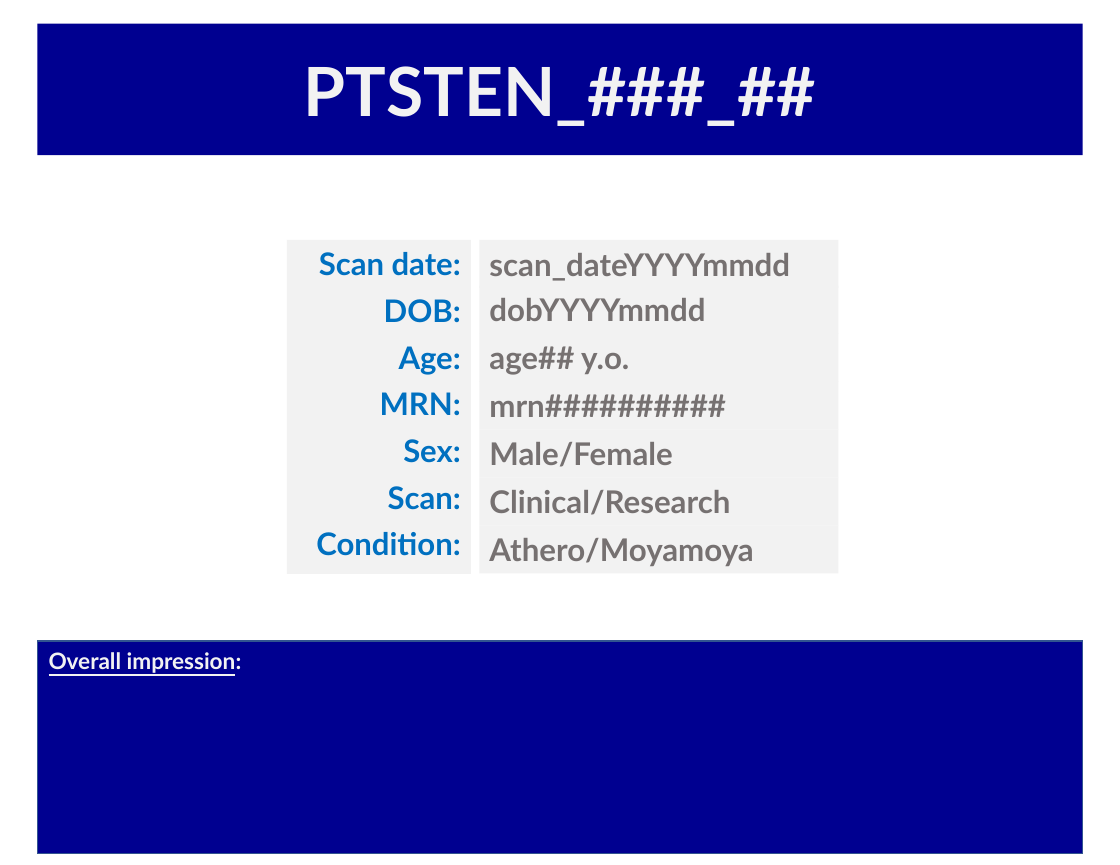
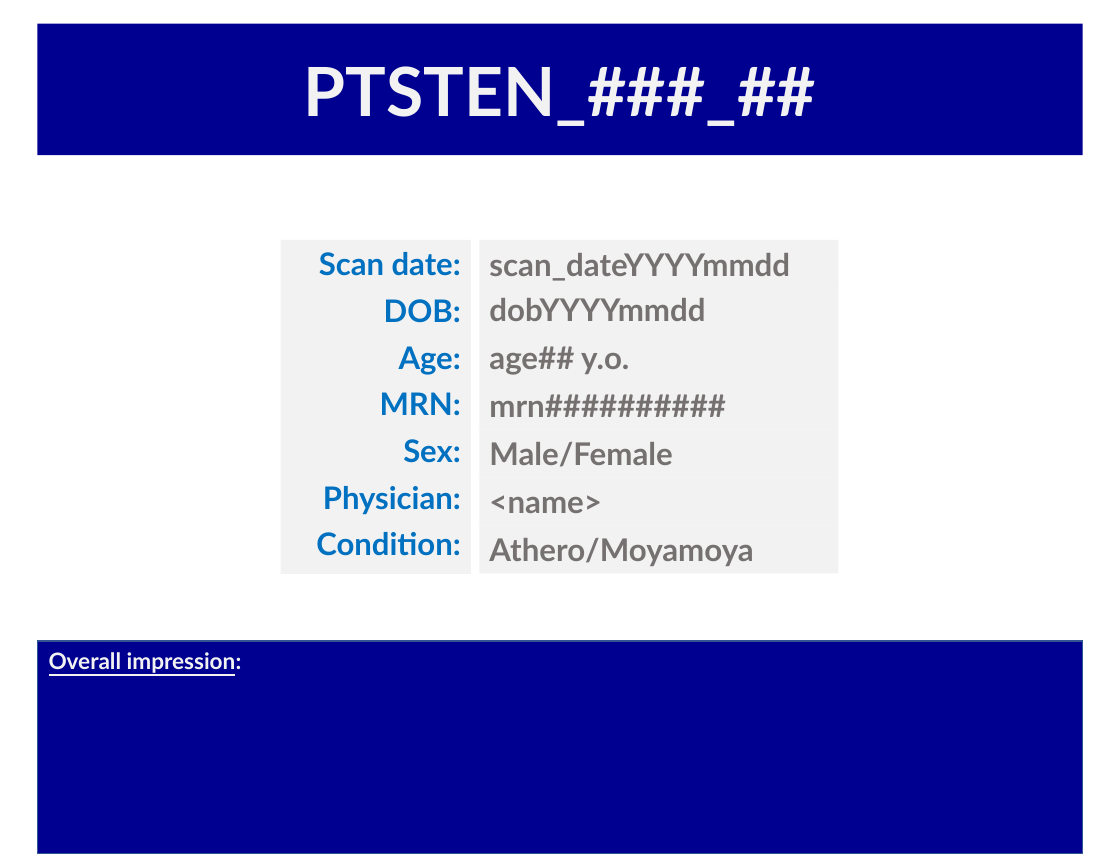
Before and after one commit to rsjones94/scan-reporting, a slide deck: slide 1 of bin/TEMPLATE_BOLD_PLACEHOLDERS.pptx. Drawn at 1120x865 pixels with LibreOffice and Linux fonts; fonts in the diff are those of the drawing. Boxes give left, top, right and bottom in pixels: in the first picture for what was removed or moved away, otherwise in the second. Text is boxed around its words. In the diff, an @@ line names an element or a change of style, - is before the commit and + after.

```diff
--- a/bin/TEMPLATE_BOLD_PLACEHOLDERS.pptx
+++ b/bin/TEMPLATE_BOLD_PLACEHOLDERS.pptx
@@ rectangle "Scan date:": place and size @@
-rectangle "Scan date:" at [287, 240, 471, 574]
+rectangle "Scan date:" at [281, 240, 471, 574]
@@ text in rectangle at [323, 486, 461, 514]: text changed @@
-Scan:
+Physician:
@@ text at [489, 495, 602, 513]: text changed @@
-Clinical/Research
+<name>
```
Also in this commit, not shown: 7 other slides changed, 2 other files.
